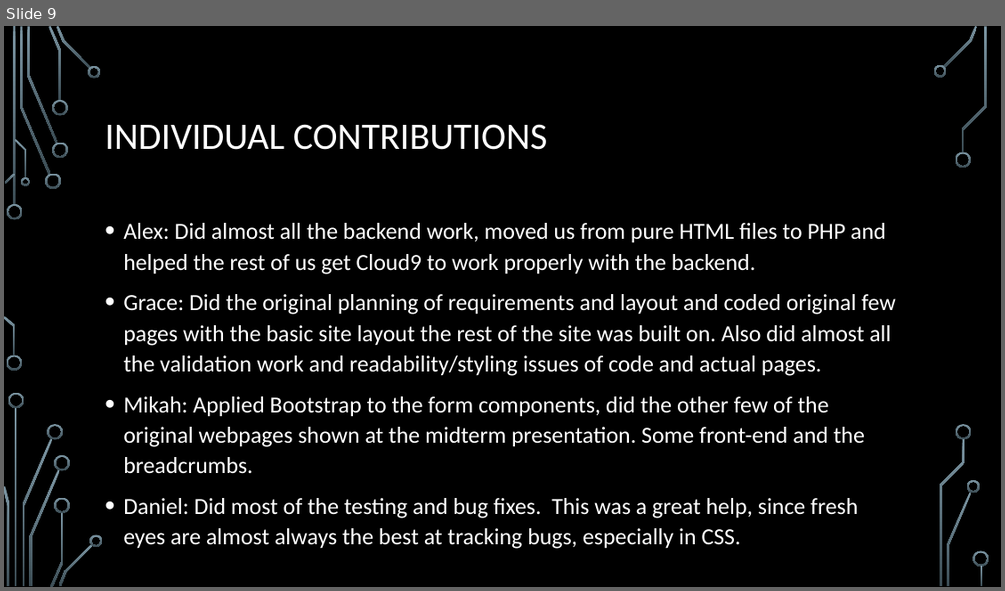
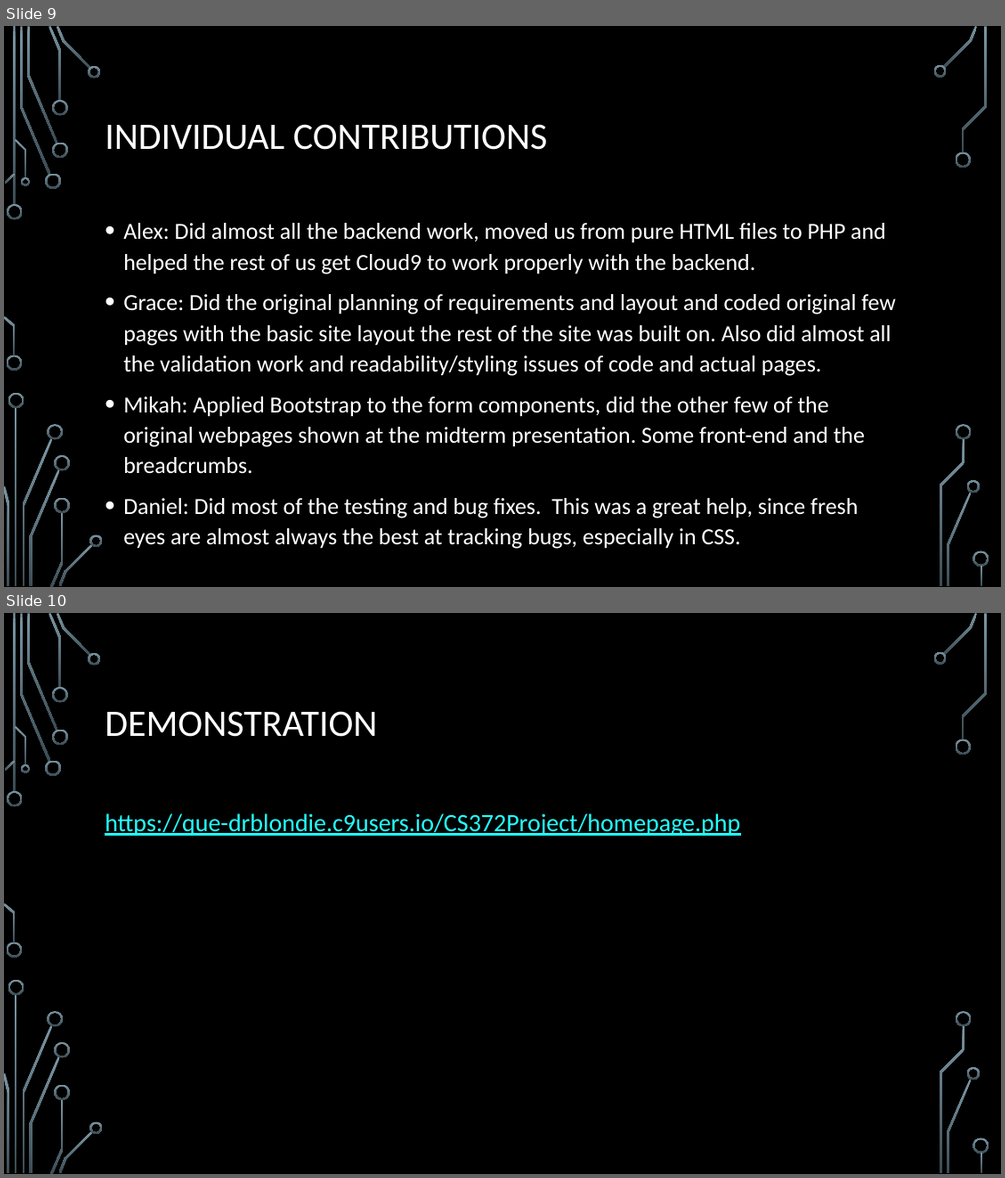
Before and after one commit to sundmm/CS372-Course-Project, a slide deck: Course project.pptx. Shown one above the other, each under a label of ours: slide 9 before the commit, slides 9 and 10 after it. The pictures are 1005x591 and 1005x1178 pixels, drawn with LibreOffice and Linux fonts; fonts in the diff are those of the drawing; background and template pictures are left out. Boxes give left, top, right and bottom in pixels: in the first picture for what was removed or moved away, otherwise in the second. Text is boxed around its words. In the diff, an @@ line names an element or a change of style, - is before the commit and + after.

Commit message:
Final presentation

```diff
--- a/Course project.pptx
+++ b/Course project.pptx
@@ slide 10 added at (x1=4, y1=613, x2=1001, y2=1174), background picture (left out); not listed: 36 template elements that a slide beside it also shows @@
@@ title added at (x1=105, y1=711, x2=377, y2=737), 36 pt, text #FFFFFF @@
+DEMONSTRATION
@@ text added at (x1=105, y1=813, x2=740, y2=835), 24 pt, text #22FFFF, underline @@
+https://que-drblondie.c9users.io/CS372Project/homepage.php
```
